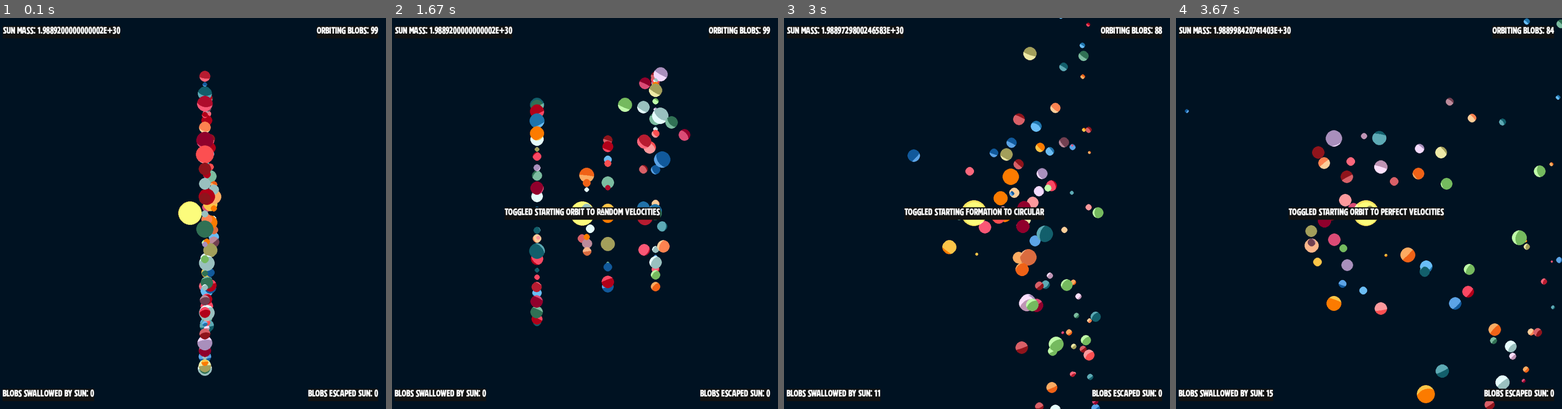
Above: before the commit, frames 1-4 (left to right).
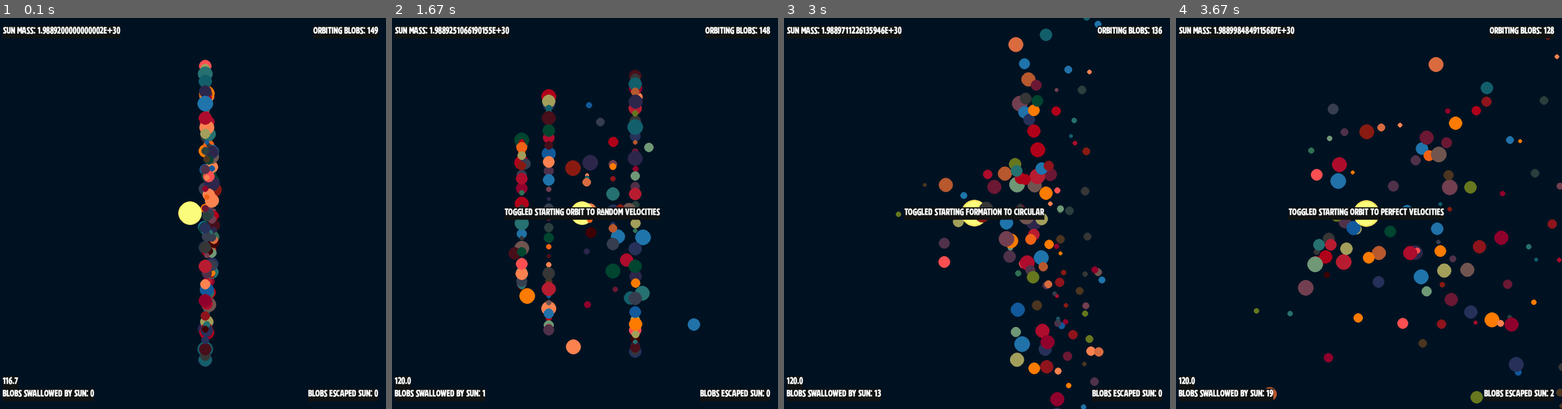
Above: after the commit, the same moments.

Repository: jmottster/newton
Game: pygame game, started from main.py
Two runs of this game, one before a commit and one after it. Both use one fixed random seed, a clock stepped at 60 frames per second and the inputs below.
Inputs:
- Up to frame 1 (0.1 s): no input
- Up to frame 2 (1.67 s): hold D 0.33-0.8 s; hold W 0.83-1.3 s; hold D from 1.33 s (still down)
- Up to frame 3 (3 s): release D at 1.8 s; hold A 1.83-2.37 s; hold S 2.4-2.87 s; hold A from 2.9 s (still down)
- Up to frame 4 (3.67 s): release A at 3.37 s; hold W from 3.4 s (still down)

The runs differ from the first frame. In frame 1, 3.6% of the frame differs, in the area x 0-98%, y 2-94%; in frame 2, 10%, in the area x 0-98%, y 2-97%; in frame 3, 8.8%; in frame 4, 8.6%.

Commit message:
Add fsp clock for display, optimized gravity loop, and changed lighting on/off settings

Diff:
--- a/blob_plotter.py
+++ b/blob_plotter.py
@@ -60,9 +60,9 @@
         self.display = display
         self.scaled_display_width = (display.get_width() / AU_SCALE_FACTOR) * AU
         self.scaled_display_height = (display.get_height() / AU_SCALE_FACTOR) * AU
-        MassiveBlob.center_blob_x = screen.get_width()
-        MassiveBlob.center_blob_y = screen.get_height()
-        MassiveBlob.center_blob_z = screen.get_height()
+        MassiveBlob.center_blob_x = screen.get_width() / 2
+        MassiveBlob.center_blob_y = screen.get_height() / 2
+        MassiveBlob.center_blob_z = screen.get_height() / 2
 
     def start_over(self):
         self.blobs = np.empty([NUM_BLOBS], dtype=object)
@@ -72,6 +72,7 @@
         self.plot_blobs()
 
     def plot_blobs(self):
+        # TODO This function is getting unruly, clean it up
         # split the screen up into enough partitions for every blob
         if NUM_BLOBS > 9:
             blob_partition = round(
@@ -115,12 +116,27 @@
         y_turns = 0
         x_turns = 1
 
-        # Interators for circular grid placement
+        # Interators for circular grid placement, blobs will be placed in ever
+        # increasing sized circles around the center blob
         plot_phi = 0.0
         plot_theta = math.pi * 0.5
-        pi_inc = 0.25
-        plot_radius = blob_partition
-
+        # How much the radius will increase each time we move to the next biggest
+        # circle around the center blob (the size will be some multiple of the diameter of the biggest
+        # blob)
+        plot_radius_partition = (((MAX_RADIUS * 3.5)) / AU_SCALE_FACTOR) * AU
+        # How far apart each blob will be on each circumferance
+        chord_scaled = ((MAX_RADIUS * 2.5) / AU_SCALE_FACTOR) * AU
+        # The start radius (smallest circle around center blob)
+        plot_radius = (
+            ((MAX_RADIUS * 2) + (CENTER_BLOB_RADIUS * 2)) / AU_SCALE_FACTOR
+        ) * AU
+        # How many radians to increase for each blob around the circumference (such that
+        # we get chord_scaled length between each blob center)
+        pi_inc = math.asin(chord_scaled / (plot_radius * 2)) * 2
+        # Divy up the remainder for a more even distribution
+        pi_inc += ((math.pi * 2) % pi_inc) / ((math.pi * 2) / pi_inc)
+
+        # Now, for each blob . . .
         for i in range(NUM_BLOBS - 1):
             # Set up some random values for this blob
             color = round(random.random() * (len(COLORS) - 1))
@@ -188,13 +204,19 @@
                 z = half_screen_h + plot_radius * math.cos(plot_theta)
 
                 # Set up vars for next interation, move the "clock dial" another notch,
-                # or make it longer by blob_partition if we've gone around 360 degrees
-                if round(plot_phi, 8) == round((math.pi * 2) - (math.pi * pi_inc), 8):
+                # or make it longer by plot_radius_partition if we've gone around 360 degrees
+                if round(plot_phi + pi_inc, 8) >= round((math.pi * 2) - (pi_inc), 8):
                     plot_phi = 0.0
-                    plot_radius += blob_partition
-                    pi_inc = pi_inc / 2
+                    # Increase the radius for the next go around the center blob
+                    plot_radius += plot_radius_partition
+                    # How many radians to increase for each blob around the circumference (such that
+                    # we get chord_scaled length between each blob center)
+                    pi_inc = math.asin(chord_scaled / (plot_radius * 2)) * 2
+                    # Divy up the remainder for a more even distribution
+                    pi_inc += ((math.pi * 2) % pi_inc) / ((math.pi * 2) / pi_inc)
+
                 else:
-                    plot_phi += math.pi * pi_inc
+                    plot_phi += pi_inc
 
             # Figure out velocity for this blob
             dx = half_screen_w - x
@@ -261,7 +283,7 @@
                 blob.draw()
                 # Uncomment for writting lables on blobs
                 # mass_text = blob_font.render(
-                #     f"{round(blob.radius)}", 1, (255, 255, 255), (0, 0, 0)
+                #     f"{blob.color}", 1, (255, 255, 255), (0, 0, 0)
                 # )
                 # self.screen.blit(
                 #     mass_text,
@@ -367,7 +389,7 @@
             for blob2 in self.blobs:
                 if (id(blob2) != id(blob)) and (checked.get(id(blob2)) is None):
                     blob.collision_detection(blob2)  # TODO wraping collision detection
-                blob.gravitational_pull(blob2, G)
+                    blob.gravitational_pull(blob2, G)
 
             checked[id(blob)] = 1
 
--- a/globals.py
+++ b/globals.py
@@ -25,6 +25,8 @@
 AU = 149.6e6 * 1000  # 1 Astronomical Unit
 
 # Change to scale the size of universe (thus window)
+CLOCK_FPS = True
+LIGHTING = False
 SCALE_PERCENT = 1
 AU_SCALE_FACTOR = 500 * SCALE_PERCENT  # Number of pixles to equal 1 AU
 TIMESCALE = 3600 * 12 * SCALE_PERCENT  # elapsed time per frame, in seconds
@@ -43,7 +45,7 @@
 FRAME_RATE = 120  # there are FRAME_RATE frames per second
 
 # Constants for creating blobs somewhat randomly
-NUM_BLOBS = 100
+NUM_BLOBS = 150
 # If true all blobs will start
 # with a perfect orbital velocity
 START_PERFECT_ORBIT = True
@@ -68,12 +70,10 @@
     (51, 115, 87),
     (147, 3, 46),
     (255, 133, 82),
-    (157, 195, 194),
-    (171, 146, 191),
     (255, 81, 84),
     (177, 15, 46),
     (35, 116, 171),
-    (120, 188, 97),
+    # (120, 188, 97),
     (179, 0, 27),
     (242, 100, 25),
     (20, 92, 158),
@@ -83,7 +83,23 @@
     (145, 23, 31),
     (116, 66, 83),
     (166, 161, 94),
-    (194, 151, 184),
+    (78, 56, 34),
+    (56, 63, 81),
+    (115, 87, 81),
+    (140, 28, 19),
+    (73, 17, 28),
+    (186, 90, 49),
+    (46, 41, 78),
+    (41, 115, 115),
+    (57, 57, 58),
+    (3, 71, 50),
+    (114, 155, 121),
+    (81, 52, 77),
+    (44, 66, 63),
+    (64, 4, 6),
+    (41, 51, 92),
+    (105, 122, 33),
+    (109, 26, 54),
 ]
 BACKGROUND_COLOR = (0, 21, 36)  # screen background color
 # night black (19, 21, 21)
--- a/main.py
+++ b/main.py
@@ -5,9 +5,10 @@
 
 by Jason Mott, copyright 2024
 """
-
+import time
+import numpy as np
 import pygame
-from resources import resource_path
+from resources import resource_path, FPS
 from massive_blob import MassiveBlob
 from blob_plotter import BlobPlotter
 from globals import *
@@ -29,7 +30,7 @@
 pygame.display.set_caption("Newton's Blobs")
 img = pygame.image.load(resource_path(WINDOW_ICON))
 pygame.display.set_icon(img)
-clock = pygame.time.Clock()
+fps = FPS()
 stat_font = pygame.font.Font(resource_path(DISPLAY_FONT), STAT_FONT_SIZE)
 blob_font = pygame.font.Font(resource_path(DISPLAY_FONT), BLOB_FONT_SIZE)
 
@@ -111,6 +112,12 @@
             message = None
             message_counter = 0
 
+    if CLOCK_FPS:
+        fps.render(
+            display,
+            20,
+            display.get_height() - (fps.text.get_height() * 2) - 20,
+        )
     # Flip the display
     pygame.display.flip()
 
@@ -119,7 +126,7 @@
         blob_plotter.update_blobs()
 
     # ensure frame rate
-    clock.tick(FRAME_RATE)
+    fps.clock.tick(FRAME_RATE)
 
 # Done! Time to quit.
 pygame.quit()
--- a/massive_blob.py
+++ b/massive_blob.py
@@ -110,7 +110,7 @@
         z = self.z * SCALE
 
         if self.name != CENTER_BLOB_NAME:
-            self.blob_suface.draw(self.screen, (x, y, z))
+            self.blob_suface.draw(self.screen, (x, y, z), LIGHTING)
         else:
             MassiveBlob.center_blob_x = x
             MassiveBlob.center_blob_y = y
@@ -304,6 +304,10 @@
             self.vy += fdy / self.mass * TIMESCALE
             self.vz += fdz / self.mass * TIMESCALE
 
+            blob.vx -= fdx / blob.mass * TIMESCALE
+            blob.vy -= fdy / blob.mass * TIMESCALE
+            blob.vz -= fdz / blob.mass * TIMESCALE
+
         elif d > self.GRAVITATIONAL_RANGE and self.name == CENTER_BLOB_NAME:
             # If out of Sun's gravitational range, kill it
             blob.dead = True
@@ -357,6 +361,7 @@
     def __init__(self, radius, color):
         self.LIGHT_RADIUS_MULTI = 10
         self.radius = radius
+        # Double size of box, because radius can get twice the size
         self.width_center = radius + (radius)
         self.height_center = radius + (radius)
         pygame.Surface.__init__(self, (self.width_center * 2, self.height_center * 2))
@@ -572,12 +577,20 @@
 
         return (lx, ly, sx, sy)
 
-    def draw(self, screen, pos=None, no_lighting=False):
+    def draw(self, screen, pos=None, lighting=True):
         # Draw the blob to the screen.
         if pos is not None:
             self.position = pos
 
-        if no_lighting:
+        if lighting:
+            screen.blit(
+                self.get_lighting_blob(),
+                (
+                    self.position[0] - self.width_center,
+                    self.position[1] - self.height_center,
+                ),
+            )
+        else:
             screen.blit(
                 self,
                 (
@@ -585,11 +598,3 @@
                     self.position[1] - self.height_center,
                 ),
             )
-        else:
-            screen.blit(
-                self.get_lighting_blob(),
-                (
-                    self.position[0] - self.width_center,
-                    self.position[1] - self.height_center,
-                ),
-            )
--- a/resources.py
+++ b/resources.py
@@ -8,6 +8,8 @@
 
 import sys
 from os import path
+import pygame
+from globals import *
 
 __author__ = "Jason Mott"
 __copyright__ = "Copyright 2024"
@@ -27,3 +29,18 @@
         base_path = path.abspath(".")
 
     return path.join(base_path, relative_path)
+
+
+class FPS:
+    def __init__(self):
+        self.clock = pygame.time.Clock()
+        self.font = pygame.font.Font(resource_path(DISPLAY_FONT), STAT_FONT_SIZE)
+        self.text = self.font.render(
+            str(round(self.clock.get_fps(), 2)), True, (255, 255, 255), (19, 21, 21)
+        )
+
+    def render(self, display, x, y):
+        self.text = self.font.render(
+            str(round(self.clock.get_fps(), 2)), True, (255, 255, 255), (19, 21, 21)
+        )
+        display.blit(self.text, (x, y))
